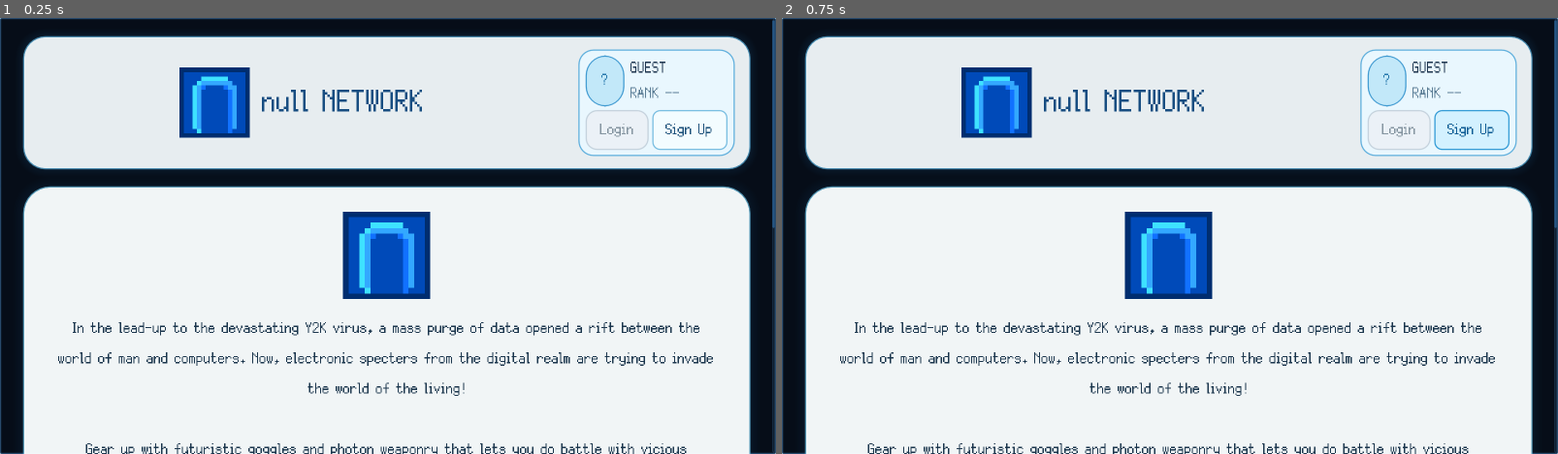
Above: before the commit, frames 1-2 (left to right).
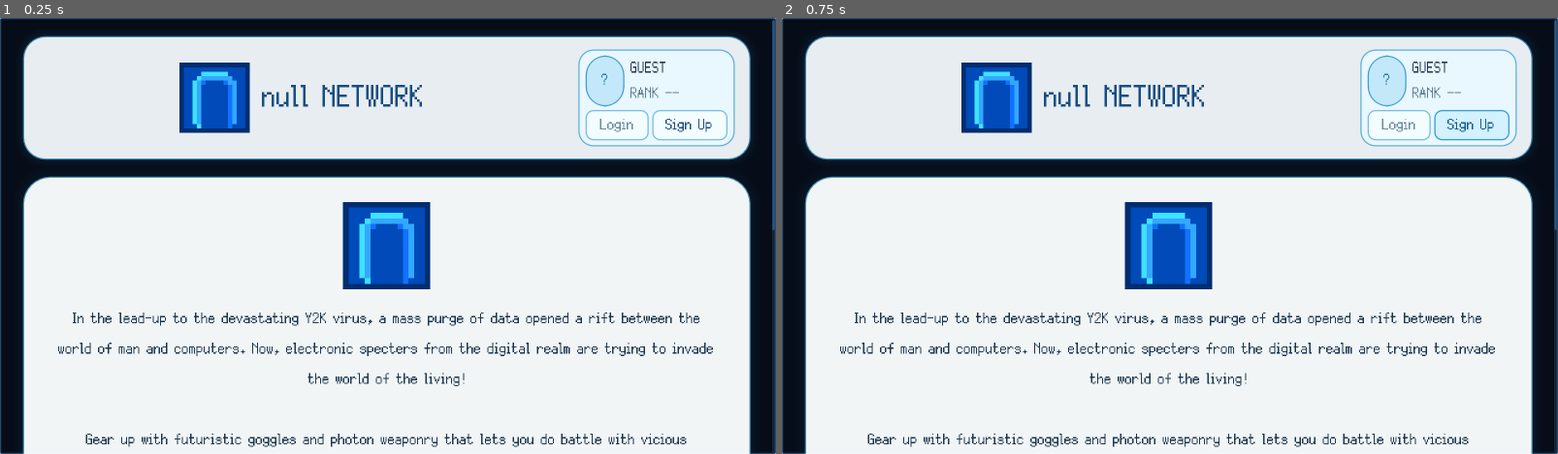
Above: after the commit, the same moments.

Repository: GYU-GAZE/NULL-NETWORK
Game: Godot game, scene res://data/content/sites/null network/nnw_homepage.tscn
The game is run twice, just before and just after one commit, with the same random seed, the same clock (stepped at 60 frames per second) and the same inputs. This scene is started directly instead of the project's main scene. The engine's default icon, where the game draws it, is replaced by a stand-in: a white triangle on a blue panel in a dark square.
Inputs:
- Up to frame 1 (0.25 s): no input
- Up to frame 2 (0.75 s): click "Sign Up" at 0.5 s

The runs differ from the first frame. In frame 1, 12% of the frame differs, in the area x 2-100%, y 10-100%; in frame 2, 12%.

Commit message:
Keep guest login placeholder compact

Diff:
--- a/data/content/sites/null network/nnw_homepage.tscn
+++ b/data/content/sites/null network/nnw_homepage.tscn
@@ -307,8 +307,10 @@
 custom_minimum_size = Vector2(52, 19)
 layout_mode = 2
 size_flags_horizontal = 3
+theme_override_colors/font_disabled_color = Color(0.352941, 0.486275, 0.580392, 0.9)
 theme_override_styles/normal = SubResource("MiniNormal")
 theme_override_styles/hover = SubResource("MiniHover")
+theme_override_styles/disabled = SubResource("MiniNormal")
 text = "Login"
 disabled = true
 
